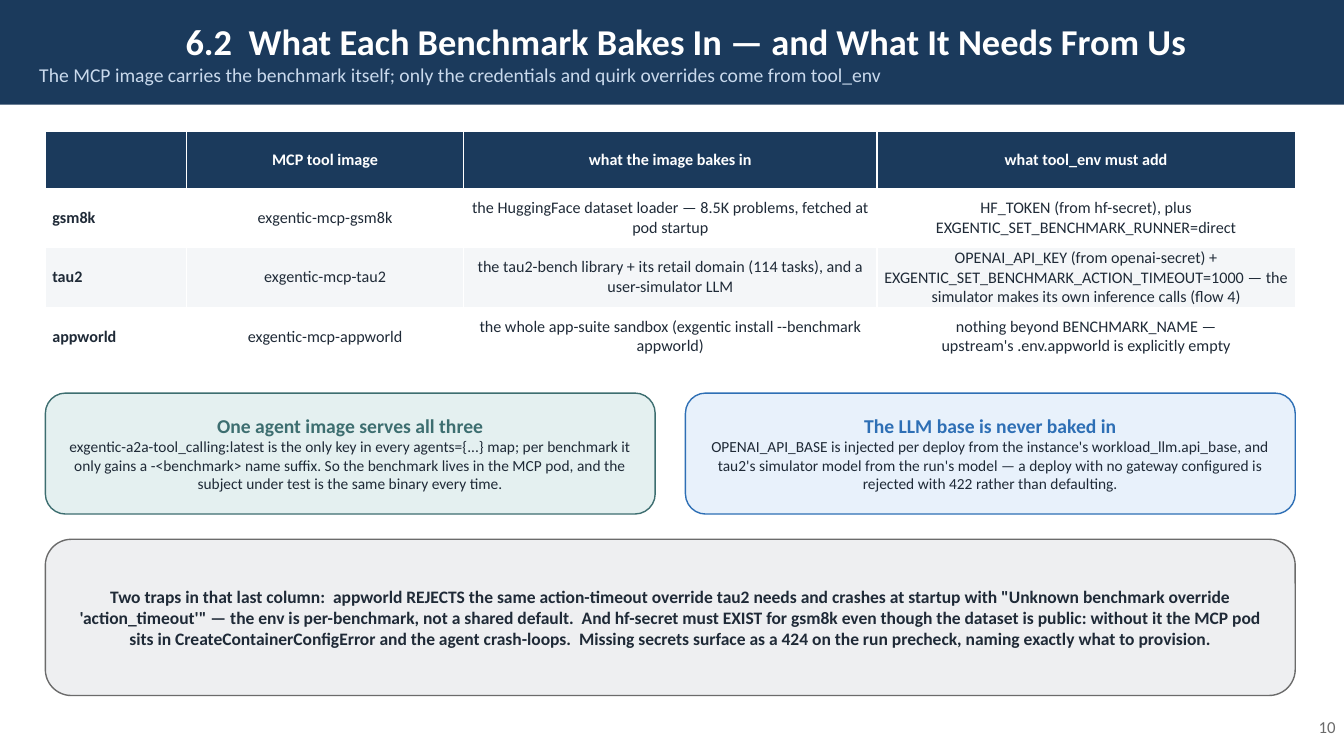
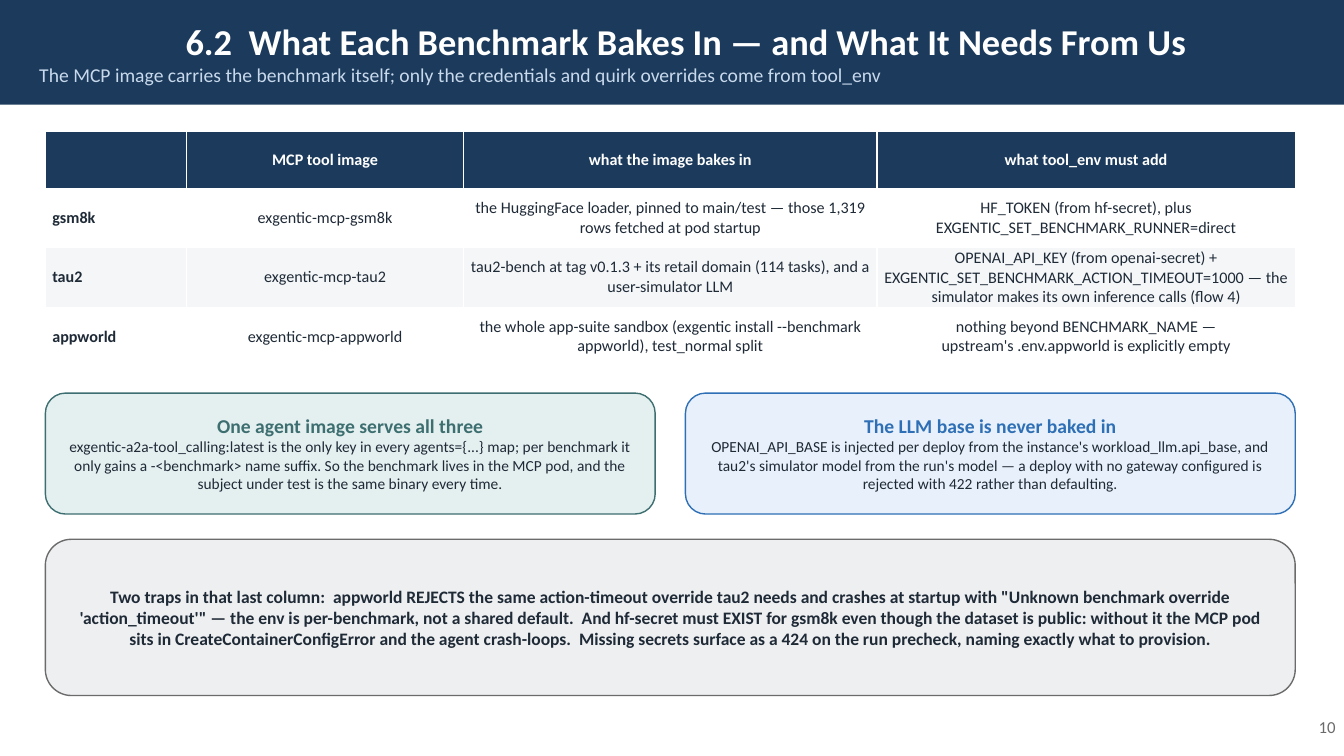
Before and after one commit to rossoctl/autobench, a slide deck: slide 10 of docs/AutoBench.pptx. Drawn at 1344x756 pixels with LibreOffice and Linux fonts; fonts in the diff are those of the drawing. Boxes give left, top, right and bottom in pixels: in the first picture for what was removed or moved away, otherwise in the second. Text is boxed around its words. In the diff, an @@ line names an element or a change of style, - is before the commit and + after.

```diff
--- a/docs/AutoBench.pptx
+++ b/docs/AutoBench.pptx
@@ table at [45, 131, 1296, 363] @@
-row 2, column 3: the HuggingFace dataset loader — 8.5K problems, fetched at pod startup
+row 2, column 3: the HuggingFace loader, pinned to main/test — those 1,319 rows fetched at pod startup
-row 3, column 3: the tau2-bench library + its retail domain (114 tasks), and a user-simulator LLM
+row 3, column 3: tau2-bench at tag v0.1.3 + its retail domain (114 tasks), and a user-simulator LLM
-row 4, column 3: the whole app-suite sandbox (exgentic install --benchmark appworld)
+row 4, column 3: the whole app-suite sandbox (exgentic install --benchmark appworld), test_normal split
```
Also in this commit, not shown: 2 other slides changed, 6 other files.
